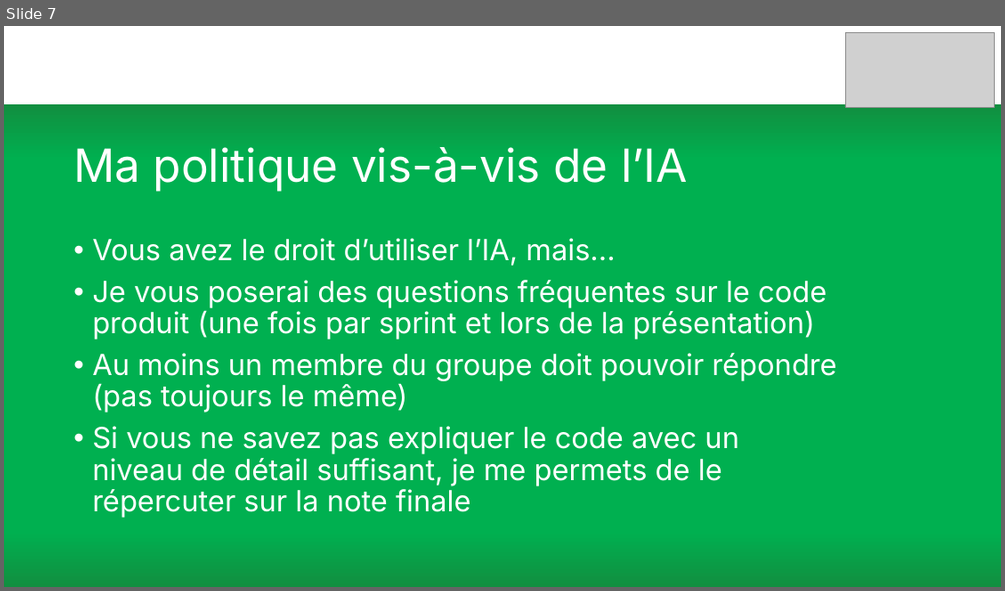
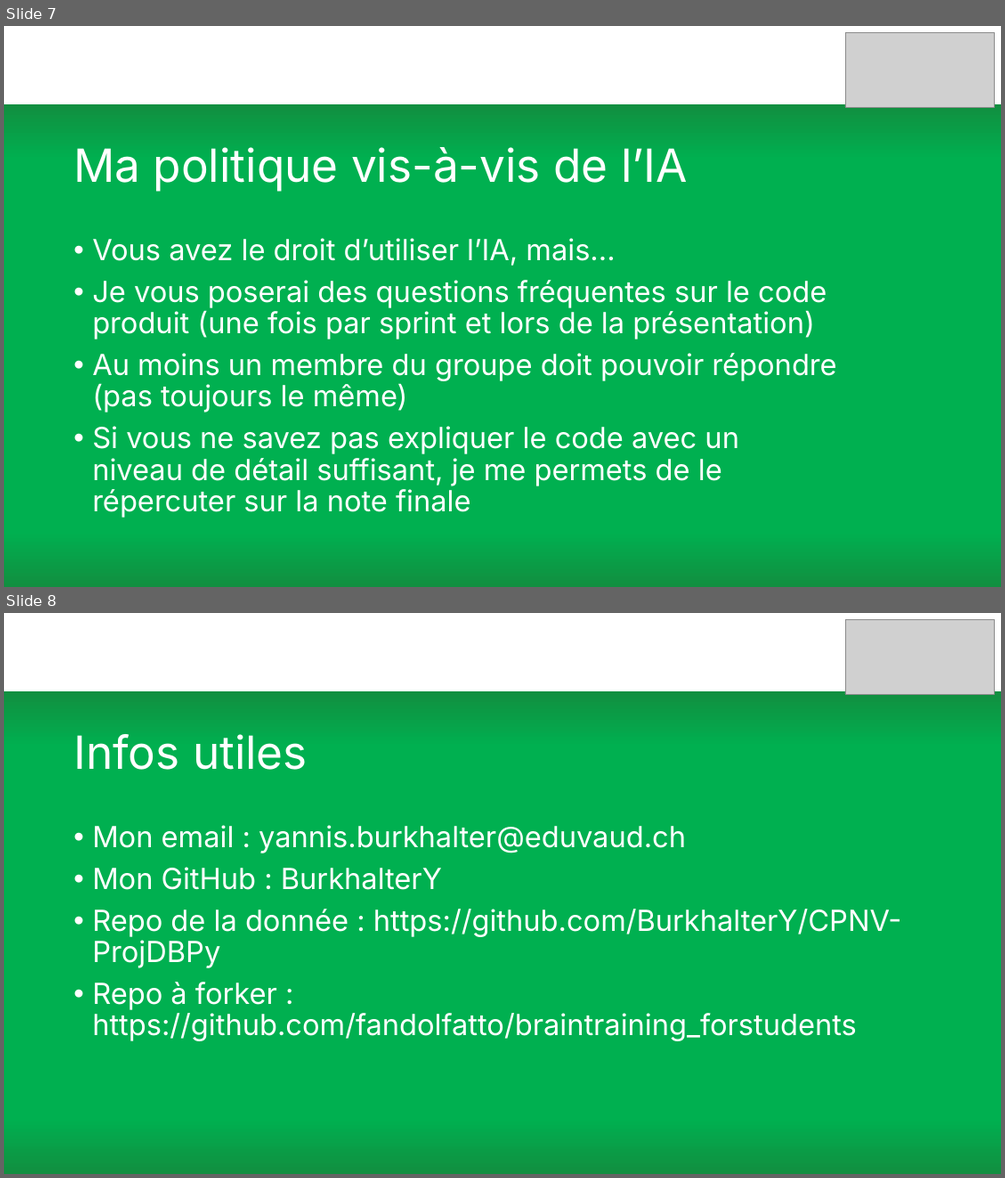
Before and after one commit to BurkhalterY/CPNV-ProjDBPy, a slide deck: Presentation.pptx. Shown one above the other, each under a label of ours: slide 7 before the commit, slides 7 and 8 after it. The pictures are 1005x591 and 1005x1178 pixels, drawn with LibreOffice and Linux fonts; fonts in the diff are those of the drawing; grey boxes stand for pictures. Boxes give left, top, right and bottom in pixels: in the first picture for what was removed or moved away, otherwise in the second. Text is boxed around its words. In the diff, an @@ line names an element or a change of style, - is before the commit and + after.

```diff
--- a/Presentation.pptx
+++ b/Presentation.pptx
@@ slide 8 added at <box>4,613,1001,1174</box>, background gradient #FFFFFF to #118F40 to #00B050 @@
@@ picture added at <box>845,619,995,694</box> @@
@@ title added at <box>73,734,307,770</box>, 44 pt, text #FFFFFF @@
+Infos utiles
@@ text added at <box>92,825,902,1041</box>, 28 pt, text #FFFFFF @@
+• Mon email : yannis.burkhalter@eduvaud.ch
+• Mon GitHub : BurkhalterY
+• Repo de la donnée : https://github.com/BurkhalterY/CPNV-ProjDBPy
+• Repo à forker : https://github.com/fandolfatto/braintraining_forstudents
```
Also in this commit, not shown: 2 slides changed, 2 other files.
